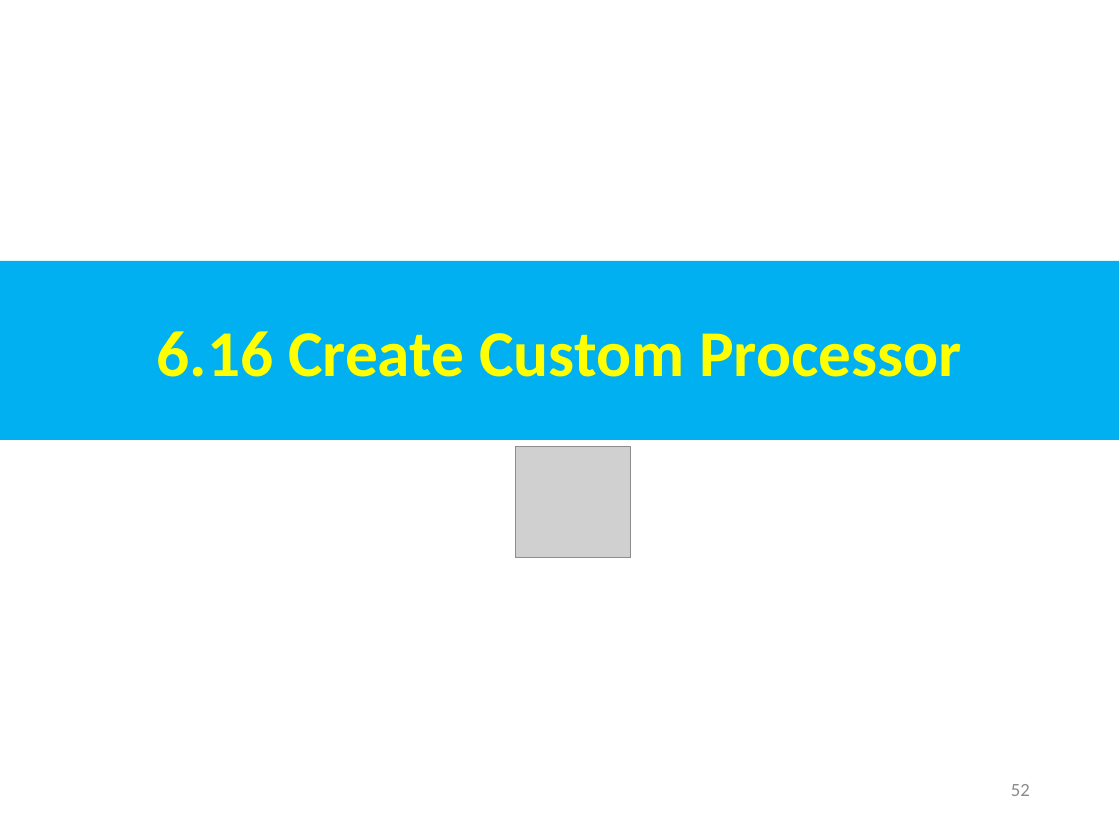
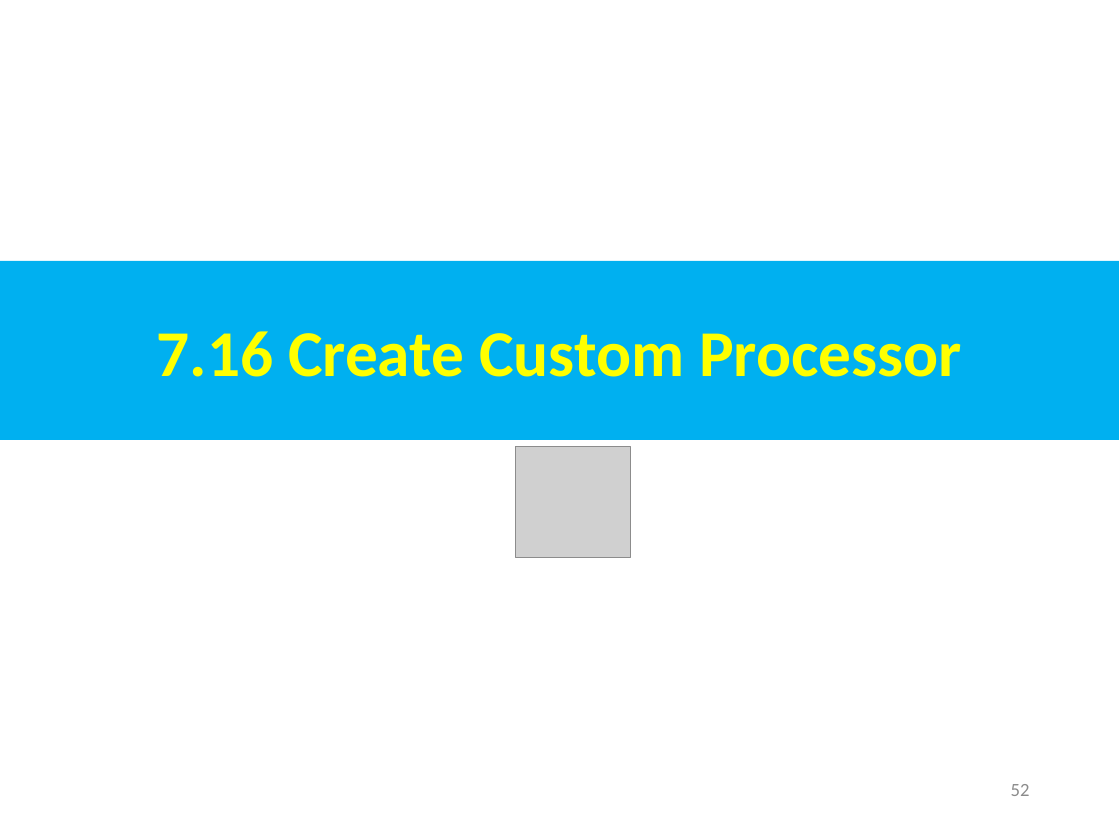
Before and after one commit to peterhchen/AIU_CS850_Gem5_McPAT, a slide deck: slide 52 of 050_Gem5/007.CPUModel/000_Video/007.CPUModel.ppt. Drawn at 1120x840 pixels with LibreOffice and Linux fonts; fonts in the diff are those of the drawing; grey boxes stand for pictures. Boxes give left, top, right and bottom in pixels: in the first picture for what was removed or moved away, otherwise in the second. Text is boxed around its words. In the diff, an @@ line names an element or a change of style, - is before the commit and + after.

```diff
--- a/050_Gem5/007.CPUModel/000_Video/007.CPUModel.ppt
+++ b/050_Gem5/007.CPUModel/000_Video/007.CPUModel.ppt
@@ text in rectangle at (157, 331, 962, 377): text changed @@
-6.16 Create Custom Processor
+7.16 Create Custom Processor
```
Also in this commit, not shown: 62 other slides changed.
